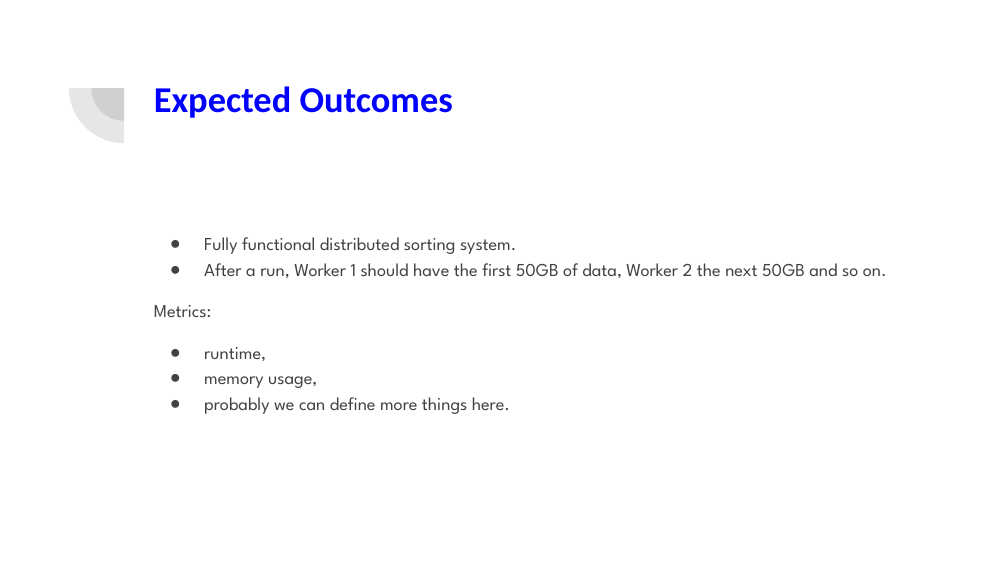
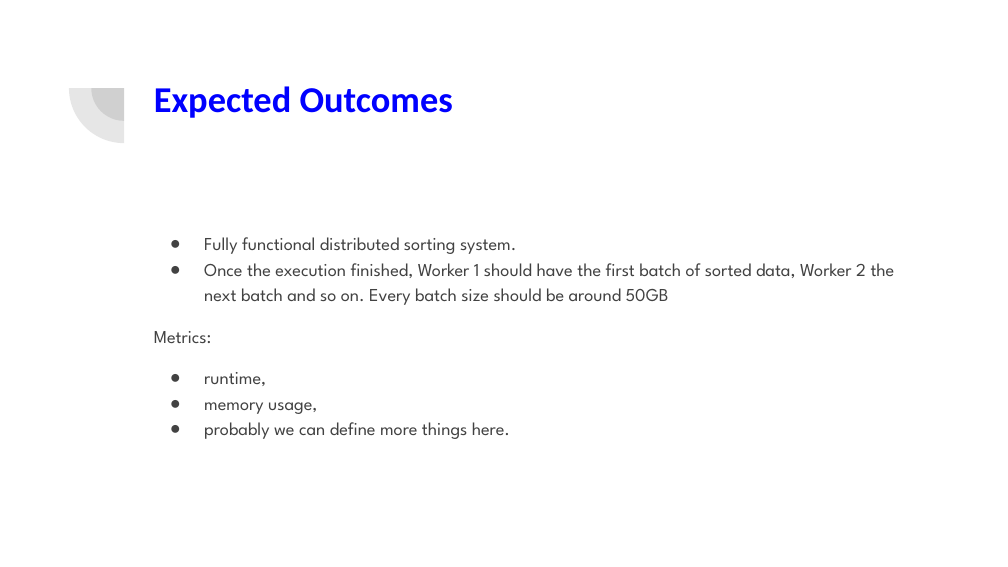
Before and after one commit to mmsellam/332project, a slide deck: slide 12 of Mid-time project presentation.pptx (slide 13 before the commit). Drawn at 1008x567 pixels with LibreOffice and Linux fonts; fonts in the diff are those of the drawing. Boxes give left, top, right and bottom in pixels: in the first picture for what was removed or moved away, otherwise in the second. Text is boxed around its words. In the diff, an @@ line names an element or a change of style, - is before the commit and + after.

Commit message:
Done mid time presentation and quick fixes to design for the worker exchange

```diff
--- a/Mid-time project presentation.pptx
+++ b/Mid-time project presentation.pptx
@@ text at <box>204,263,895,305</box>: text changed @@
-● After a run, Worker 1 should have the first 50GB of data, Worker 2 the next 50GB and so on.
+● Once the execution finished, Worker 1 should have the first batch of sorted data, Worker 2 the next batch and so on. Every batch size should be around 50GB
```
Also in this commit, not shown: 7 other slides changed, 1 slide removed, 2 other files.
